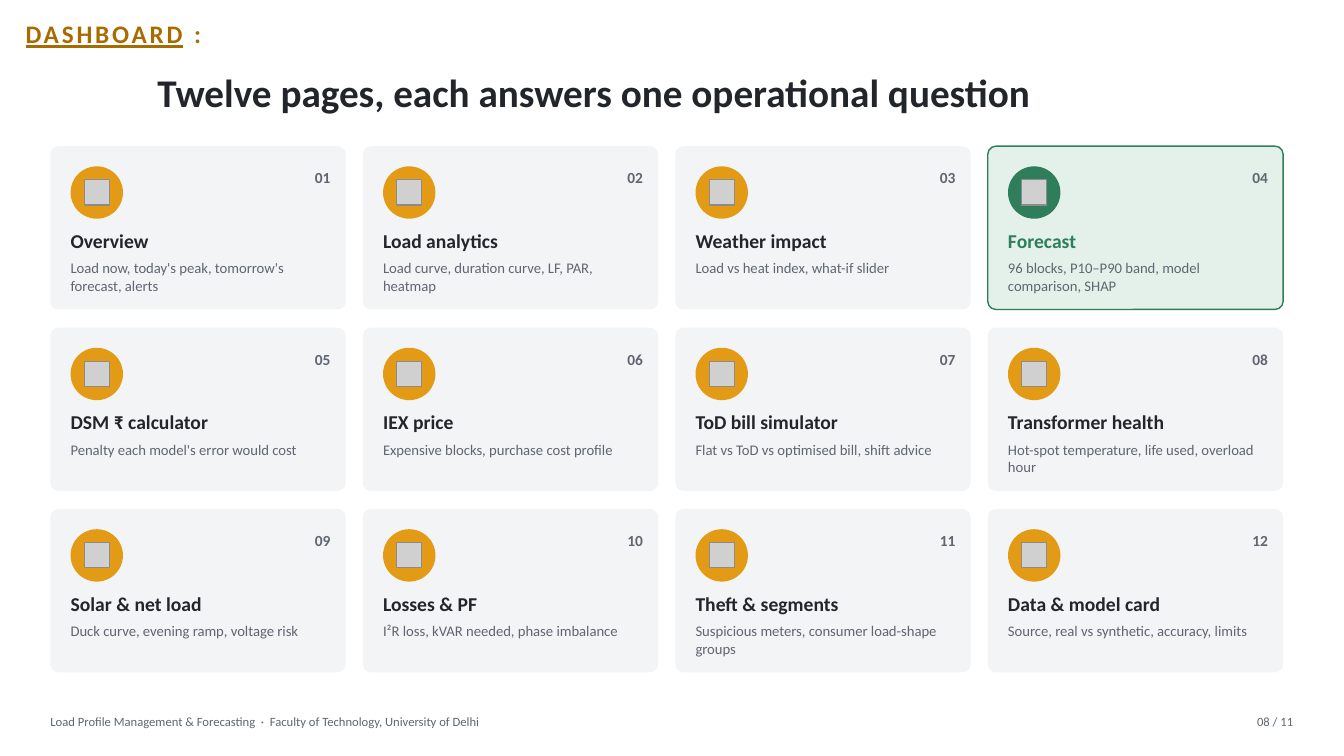
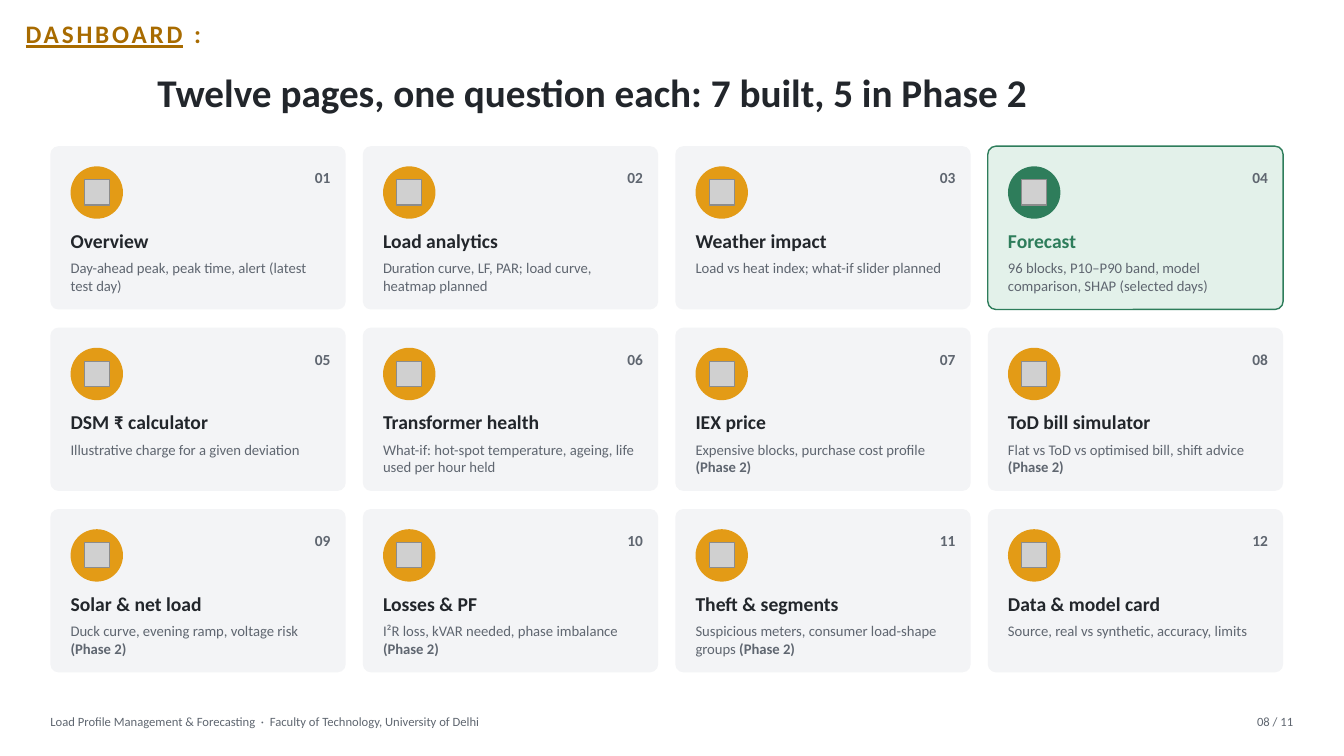
Before and after one commit to Vansh-lab/lpmf, a slide deck: slide 8 of docs/LPMF_Project_Presentation.pptx. Drawn at 1344x756 pixels with LibreOffice and Linux fonts; fonts in the diff are those of the drawing; grey boxes stand for pictures. Boxes give left, top, right and bottom in pixels: in the first picture for what was removed or moved away, otherwise in the second. Text is boxed around its words. In the diff, an @@ line names an element or a change of style, - is before the commit and + after.

```diff
--- a/docs/LPMF_Project_Presentation.pptx
+++ b/docs/LPMF_Project_Presentation.pptx
@@ text at (x1=157, y1=79, x2=1027, y2=114): text changed @@
-Twelve pages, each answers one operational question
+Twelve pages, one question each: 7 built, 5 in Phase 2
@@ text at (x1=71, y1=262, x2=306, y2=294): text changed @@
-Load now, today's peak, tomorrow's forecast, alerts
+Day-ahead peak, peak time, alert (latest test day)
@@ text at (x1=383, y1=263, x2=591, y2=294): text changed @@
-Load curve, duration curve, LF, PAR, heatmap
+Duration curve, LF, PAR; load curve, heatmap planned
@@ text at (x1=696, y1=263, x2=941, y2=276): text changed @@
-Load vs heat index, what-if slider
+Load vs heat index; what-if slider planned
@@ text at (x1=1008, y1=263, x2=1208, y2=294): text changed @@
-96 blocks, P10–P90 band, model comparison, SHAP
+96 blocks, P10–P90 band, model comparison, SHAP (selected days)
@@ text at (x1=383, y1=415, x2=539, y2=429): text changed @@
-IEX price
+Transformer health
@@ text at (x1=696, y1=415, x2=766, y2=432): text changed @@
-ToD bill simulator
+IEX price
@@ text at (x1=1008, y1=415, x2=1151, y2=429): text changed @@
-Transformer health
+ToD bill simulator
@@ text at (x1=71, y1=445, x2=299, y2=458): text changed @@
-Penalty each model's error would cost
+Illustrative charge for a given deviation
@@ text at (x1=383, y1=445, x2=634, y2=475): text changed @@
-Expensive blocks, purchase cost profile
+What-if: hot-spot temperature, ageing, life used per hour held
@@ text at (x1=696, y1=445, x2=925, y2=474): text changed @@
-Flat vs ToD vs optimised bill, shift advice
+Expensive blocks, purchase cost profile (Phase 2)
@@ text at (x1=1008, y1=445, x2=1244, y2=474): text changed @@
-Hot-spot temperature, life used, overload hour
+Flat vs ToD vs optimised bill, shift advice (Phase 2)
@@ text at (x1=71, y1=626, x2=298, y2=656): text changed @@
-Duck curve, evening ramp, voltage risk
+Duck curve, evening ramp, voltage risk (Phase 2)
@@ text at (x1=383, y1=625, x2=618, y2=656): text changed @@
-I²R loss, kVAR needed, phase imbalance
+I²R loss, kVAR needed, phase imbalance (Phase 2)
@@ text at (x1=696, y1=626, x2=937, y2=657): text changed @@
-Suspicious meters, consumer load-shape groups
+Suspicious meters, consumer load-shape groups (Phase 2)
```
Also in this commit, not shown: 7 other slides changed, 6 other files.
